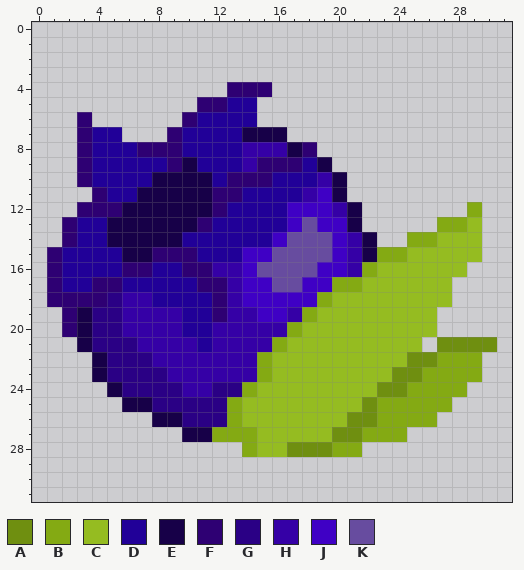
Two states of a pixel-art sprite, icon.png. The picture above was drawn from the file before the commit.
The file is 128x128 pixels, drawn in blocks of 4x4; one block is one cell here.
Palette (. is transparent): A #6f8f10  B #84aa13  C #95bc21  D #210098  E #170048  F #2e0073  G #2a0085  H #3500a6  J #3f00c5  K #674c9f
Pixels before, first column x 1:
 4 ............FFF...............
 5 ..........FFDD................
 6 ..F......FDDDD................
 7 ..FDD...FDDDDEEE..............
 8 ..FDDDFFFDDDDHHHEF............
 9 ..FDDDDDFEDDDHFFFDE...........
10 ..FDDDDEEEEDFFFDDDHE..........
11 ...FDDEEEEEFFDDDDHJE..........
12 ..FFFEEEEEEFDDDDJJJHE.......B.
13 .FDDEEEEEEFDDDDDJKJJE.....BBC.
14 .FDDEEEEEDDDDDDJKKKJHE..BBCCC.
15 FDDDDEEFFFDDDJJKKKKJHEBBCCCCC.
16 FDDDDFFDDFFHHJKKKKJJHBCCCCCC..
17 FDDFFDDDDDFFHJJKKJJBBCCCCCC...
18 FFFFGHHDDDDFHJJJJJBCCCCCCCC...
19 .FEGGHHHHDDFHHJJHBCCCCCCCC....
20 .FEGGHHHHDDHHHHHBCCCCCCCCC....
21 ..EGGGHHHHDHHHHBCCCCCCCCC.AAAA
22 ...EGGGHHHHHHHBCCCCCCCCCAABBB.
23 ...EGGGGHHHHHHBCCCCCCCCAABBBB.
24 ....EGGGGHHGGBCCCCCCCCAABBBB..
25 .....EEGGGGGBCCCCCCCCABBBBB...
26 .......EEGGGBCCCCCCCAABBBB....
27 .........EEBBBCCCCCAABBB......
28 .............BCCAAABB.........
Now the later version:
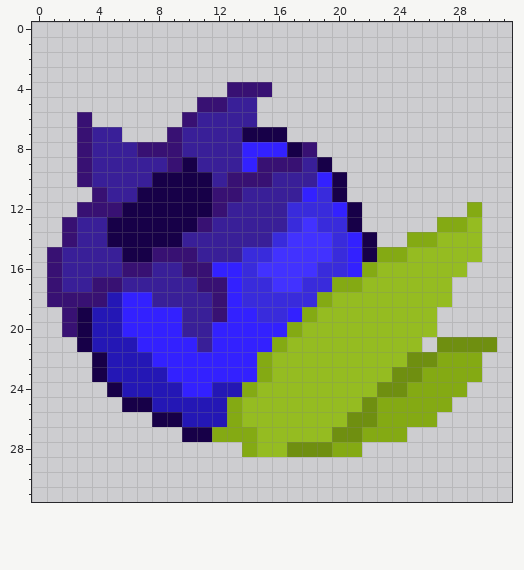
The edit:
Colour D changes from #210098 to #391f98.
Colour F changes from #2e0073 to #381173.
Colour G changes from #2a0085 to #2417b5.
Colour H changes from #3500a6 to #3321ff.
Colour J changes from #3f00c5 to #392bdc.
Colour K changes from #674c9f to #4232ff.
Changed places in both pictures, as pixel boxes (x1, y1, x2, y2):
changed: (47, 82, 362, 427)
